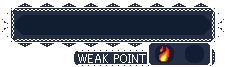
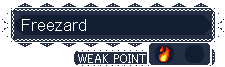
Two versions of the same layered image (225 x 67). Layer-by-layer changes:
added layer "Freezard" above "sES18ヒヤシトカゲ.png" over [22, 19, 86, 31]
showed "Pasted Layer" over [22, 19, 86, 31]
